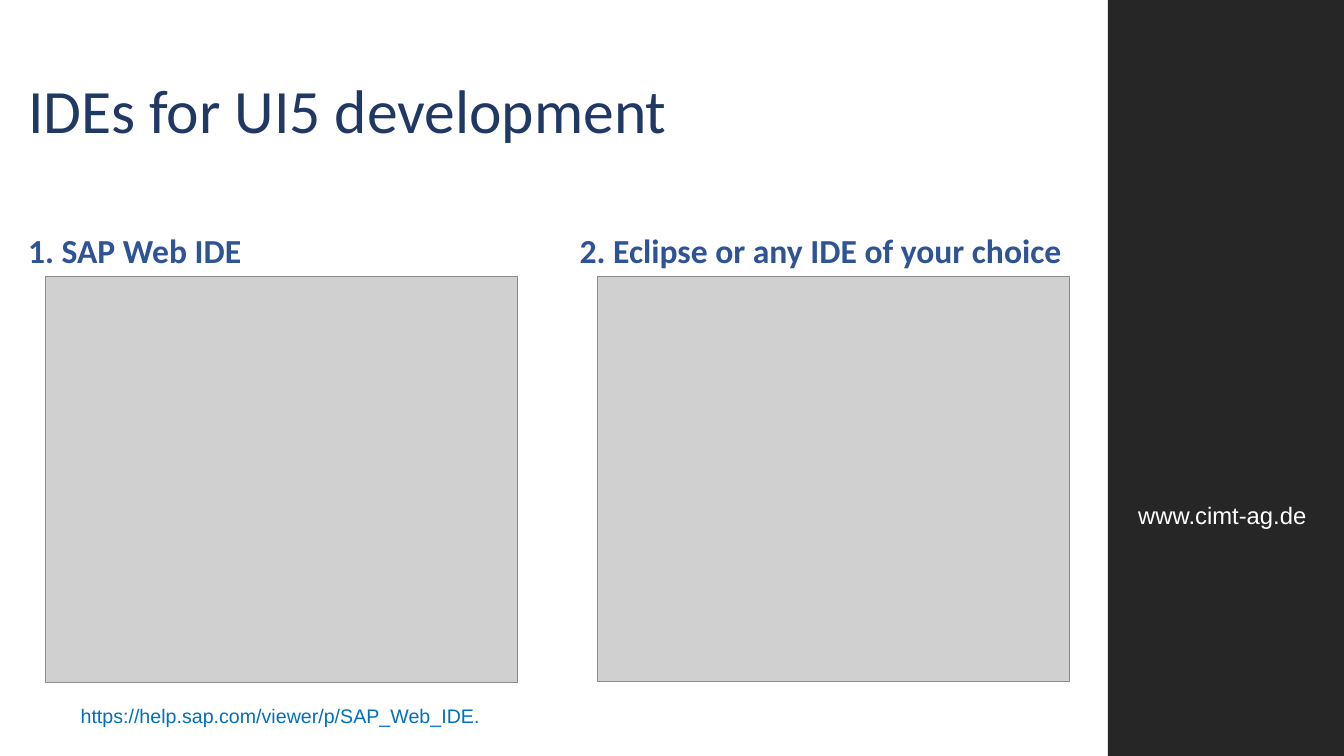
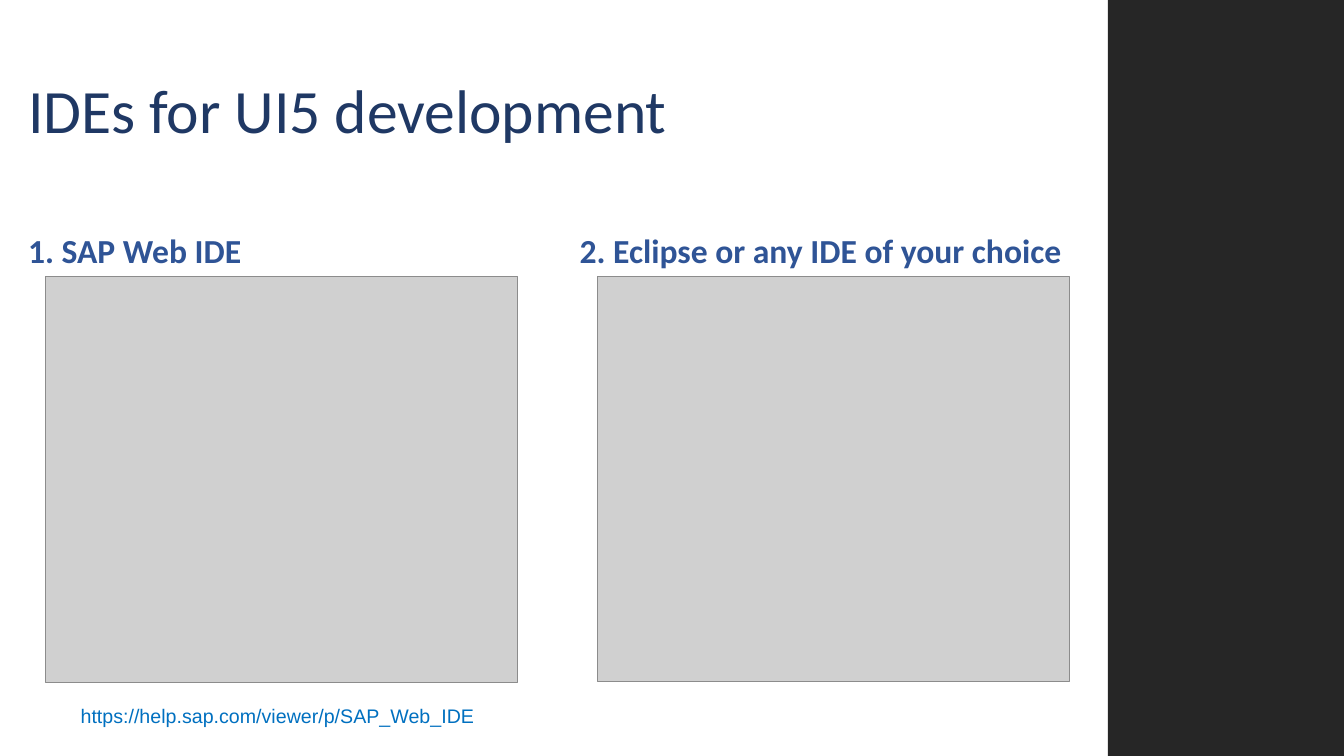
Before and after one commit to MJZSoft/OpenUI5Tutorial, a slide deck: slide 4 of Presentations/UI5_001.pptx. Drawn at 1344x756 pixels with LibreOffice and Linux fonts; fonts in the diff are those of the drawing; grey boxes stand for pictures; background and template pictures are left out. Boxes give left, top, right and bottom in pixels: in the first picture for what was removed or moved away, otherwise in the second. Text is boxed around its words. In the diff, an @@ line names an element or a change of style, - is before the commit and + after.

```diff
--- a/Presentations/UI5_001.pptx
+++ b/Presentations/UI5_001.pptx
@@ text removed at (1138,506,1306,529) @@
-www.cimt-ag.de
@@ text at (81,708,474,727): text changed @@
-https://help.sap.com/viewer/p/SAP_Web_IDE.
+https://help.sap.com/viewer/p/SAP_Web_IDE
```
Also in this commit, not shown: 12 other slides changed, 2 other files.
